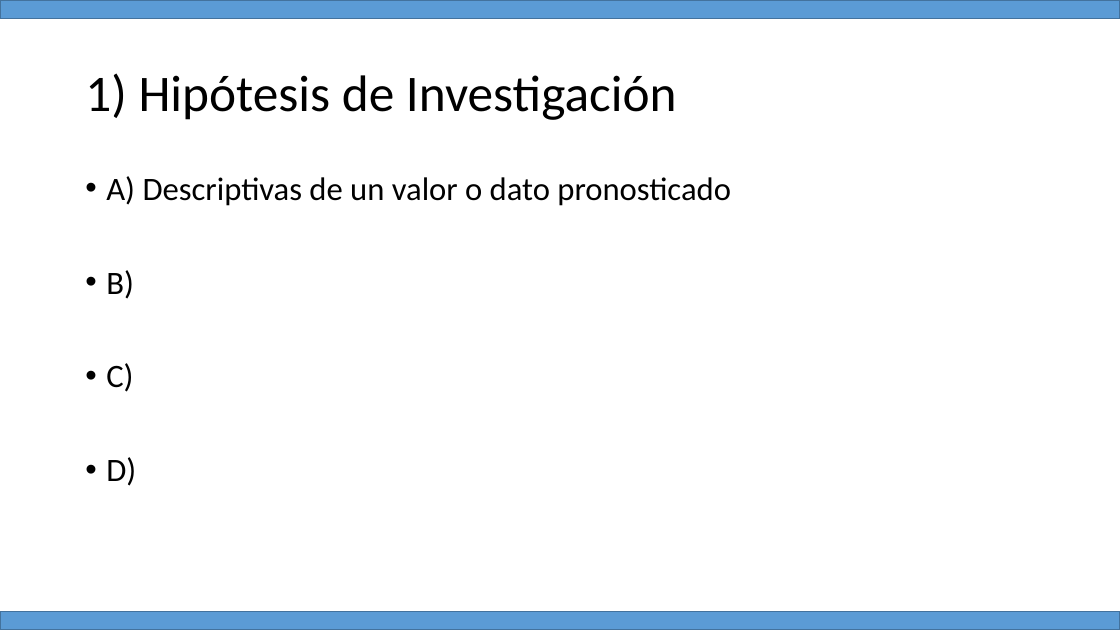
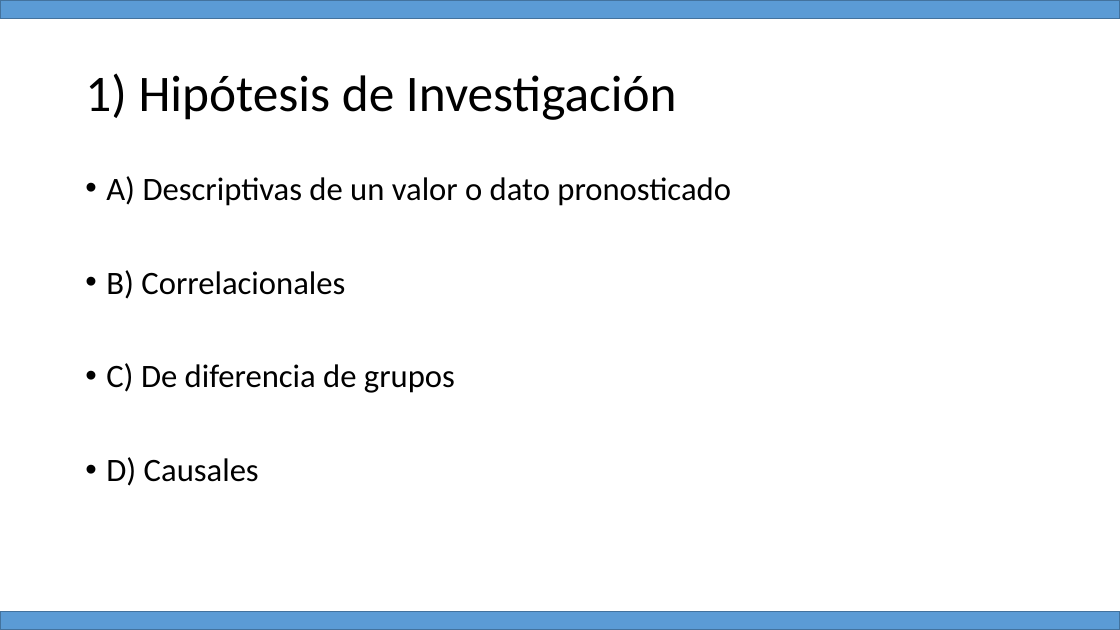
Before and after one commit to Adrifelcha/afchavez-019, a slide deck: slide 26 of JeanPiaget/ClaseMuestra/Hipotesis_Variables.pptx (slide 24 before the commit). Drawn at 1120x630 pixels with LibreOffice and Linux fonts; fonts in the diff are those of the drawing. Boxes give left, top, right and bottom in pixels: in the first picture for what was removed or moved away, otherwise in the second. Text is boxed around its words. In the diff, an @@ line names an element or a change of style, - is before the commit and + after.

```diff
--- a/JeanPiaget/ClaseMuestra/Hipotesis_Variables.pptx
+++ b/JeanPiaget/ClaseMuestra/Hipotesis_Variables.pptx
@@ text at [106,270,455,486]: text changed @@
-• B)
-• C)
-• D)
+• B) Correlacionales
+• C) De diferencia de grupos
+• D) Causales
```
Also in this commit, not shown: 1 other slide changed, 7 slides added, 1 slide removed.
